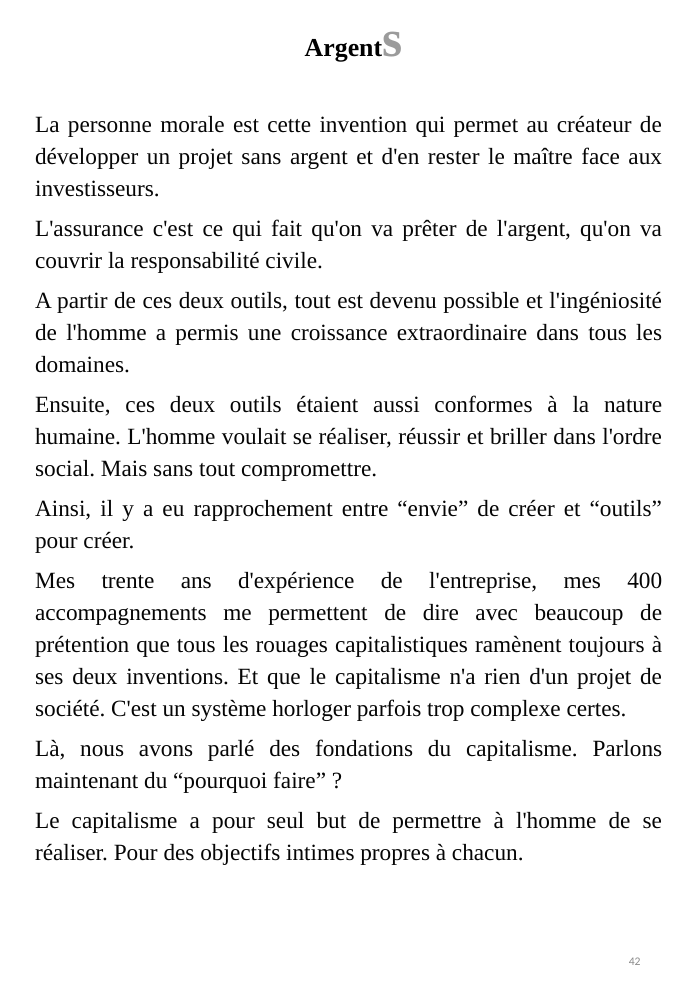
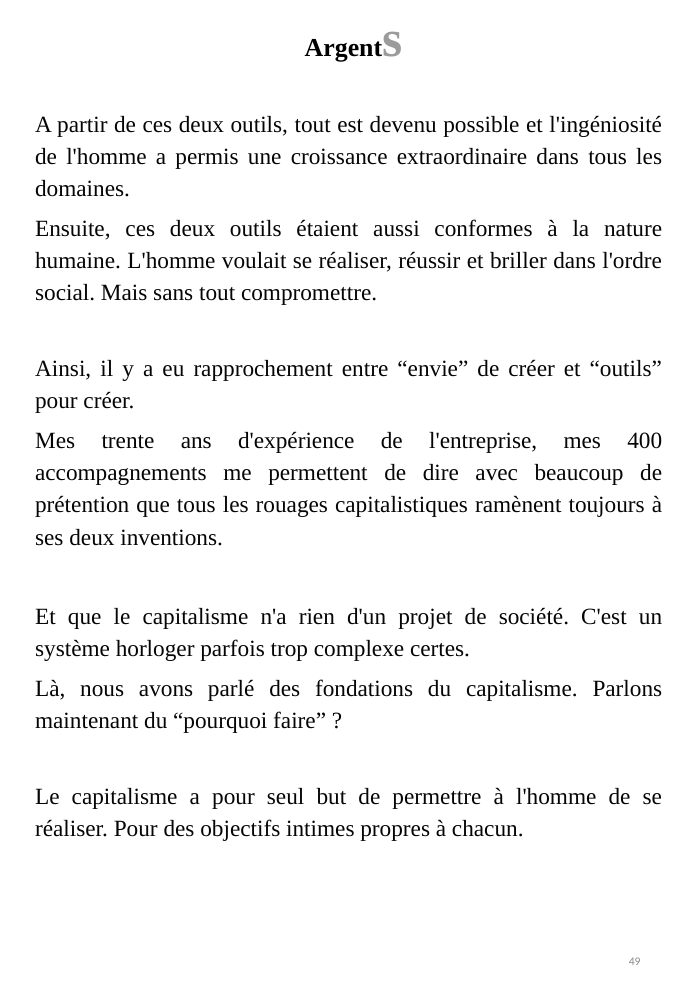
Before and after one commit to BenjaminLOUIS84/e_commerce, a slide deck: slide 49 of e_commerce/public/ppsx/tome3.ppsx (slide 42 before the commit). Drawn at 698x1008 pixels with LibreOffice and Linux fonts; fonts in the diff are those of the drawing. Boxes give left, top, right and bottom in pixels: in the first picture for what was removed or moved away, otherwise in the second. Text is boxed around its words. In the diff, an @@ line names an element or a change of style, - is before the commit and + after.

```diff
--- a/e_commerce/public/ppsx/tome3.ppsx
+++ b/e_commerce/public/ppsx/tome3.ppsx
@@ text at (x1=35, y1=115, x2=662, y2=273): paragraphs removed @@
-La personne morale est cette invention qui permet au créateur de développer un projet sans argent et d'en rester le maître face aux investisseurs.
-L'assurance c'est ce qui fait qu'on va prêter de l'argent, qu'on va couvrir la responsabilité civile.
@@ text at (x1=35, y1=431, x2=662, y2=661): text changed @@
-Mes trente ans d'expérience de l'entreprise, mes 400 accompagnements me permettent de dire avec beaucoup de prétention que tous les rouages capitalistiques ramènent toujours à ses deux inventions. Et que le capitalisme n'a rien d'un projet de société. C'est un système horloger parfois trop complexe certes.
+Mes trente ans d'expérience de l'entreprise, mes 400 accompagnements me permettent de dire avec beaucoup de prétention que tous les rouages capitalistiques ramènent toujours à ses deux inventions.
+Et que le capitalisme n'a rien d'un projet de société. C'est un système horloger parfois trop complexe certes.
@@ page number at (x1=629, y1=957, x2=641, y2=965): text changed @@
-42
+49
```
Also in this commit, not shown: 35 other slides changed, 9 slides added.
